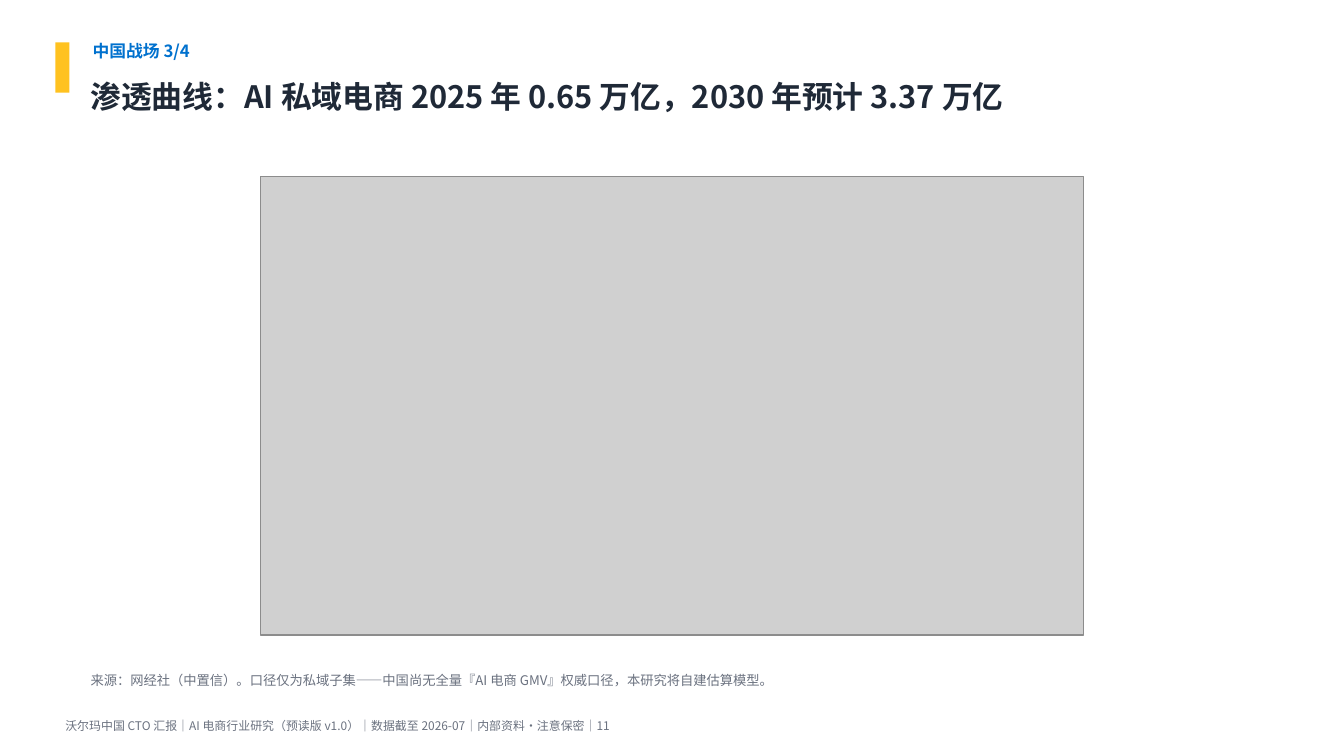
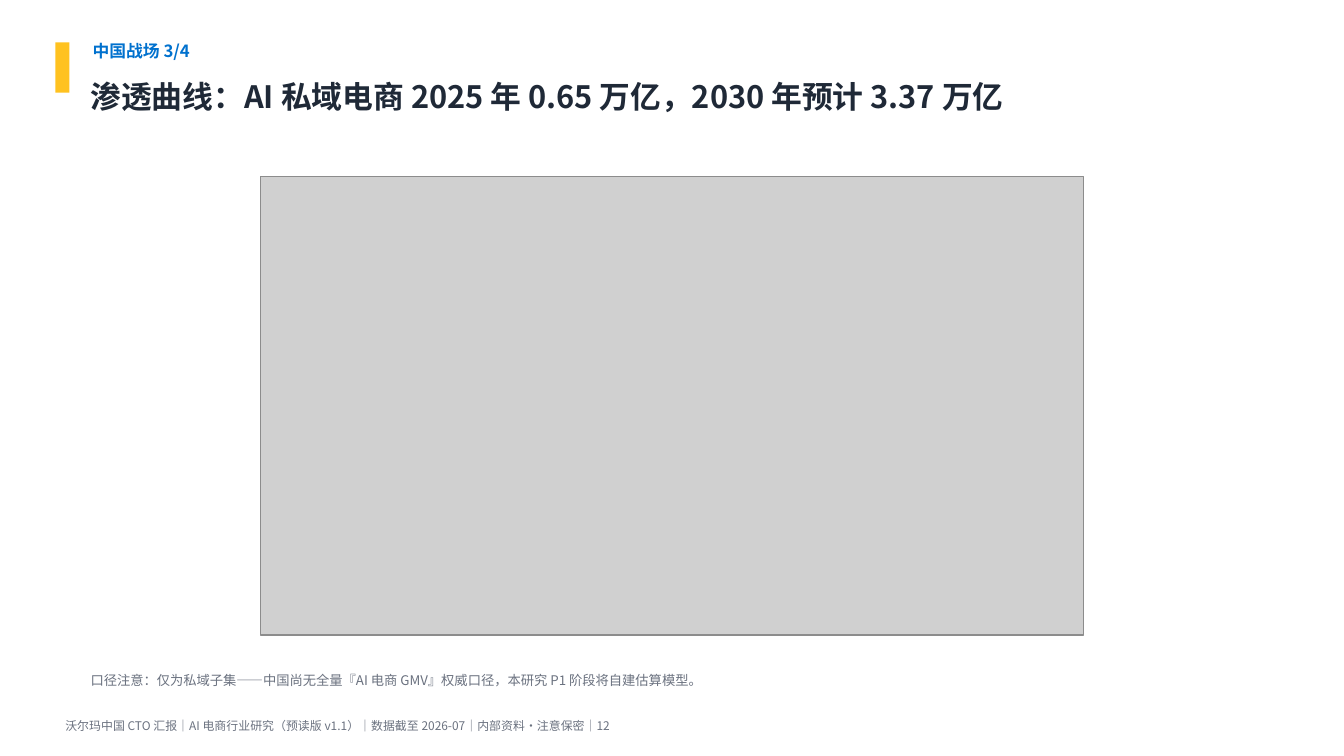
Before and after one commit to breeze2623-create/Aicommerce, a slide deck: slide 12 of report/AI电商行业研究_沃尔玛中国CTO汇报.pptx (slide 11 before the commit). Drawn at 1344x756 pixels with LibreOffice and Linux fonts; fonts in the diff are those of the drawing; grey boxes stand for pictures. Boxes give left, top, right and bottom in pixels: in the first picture for what was removed or moved away, otherwise in the second. Text is boxed around its words. In the diff, an @@ line names an element or a change of style, - is before the commit and + after.

```diff
--- a/report/AI电商行业研究_沃尔玛中国CTO汇报.pptx
+++ b/report/AI电商行业研究_沃尔玛中国CTO汇报.pptx
@@ text at <box>91,674,702,686</box>: text changed @@
-来源：网经社（中置信）。口径仅为私域子集——中国尚无全量『AI 电商 GMV』权威口径，本研究将自建估算模型。
+口径注意：仅为私域子集——中国尚无全量『AI 电商 GMV』权威口径，本研究 P1 阶段将自建估算模型。
@@ text at <box>65,720,610,731</box>: text changed @@
-沃尔玛中国 CTO 汇报｜AI 电商行业研究（预读版 v1.0）｜数据截至 2026-07｜内部资料·注意保密｜11
+沃尔玛中国 CTO 汇报｜AI 电商行业研究（预读版 v1.1）｜数据截至 2026-07｜内部资料·注意保密｜12
```
Also in this commit, not shown: 17 other slides changed, 1 slide added, 5 other files.
